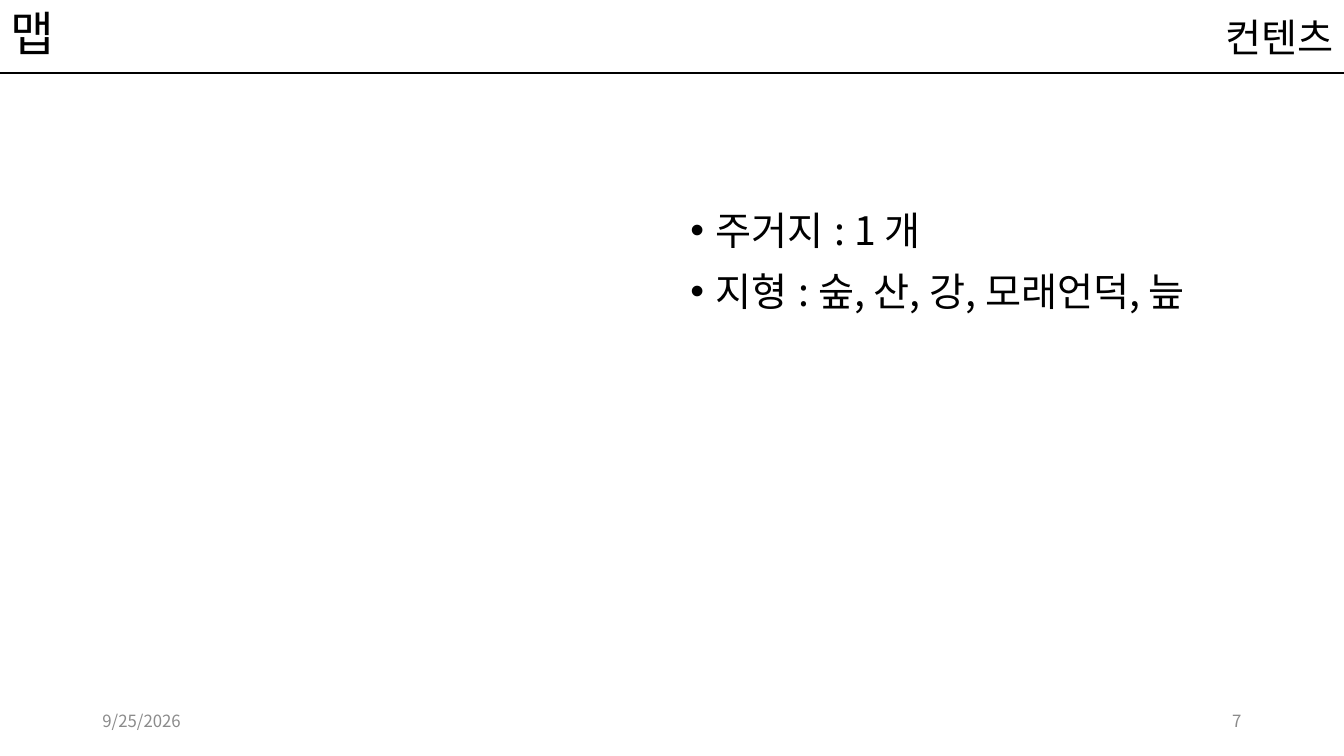
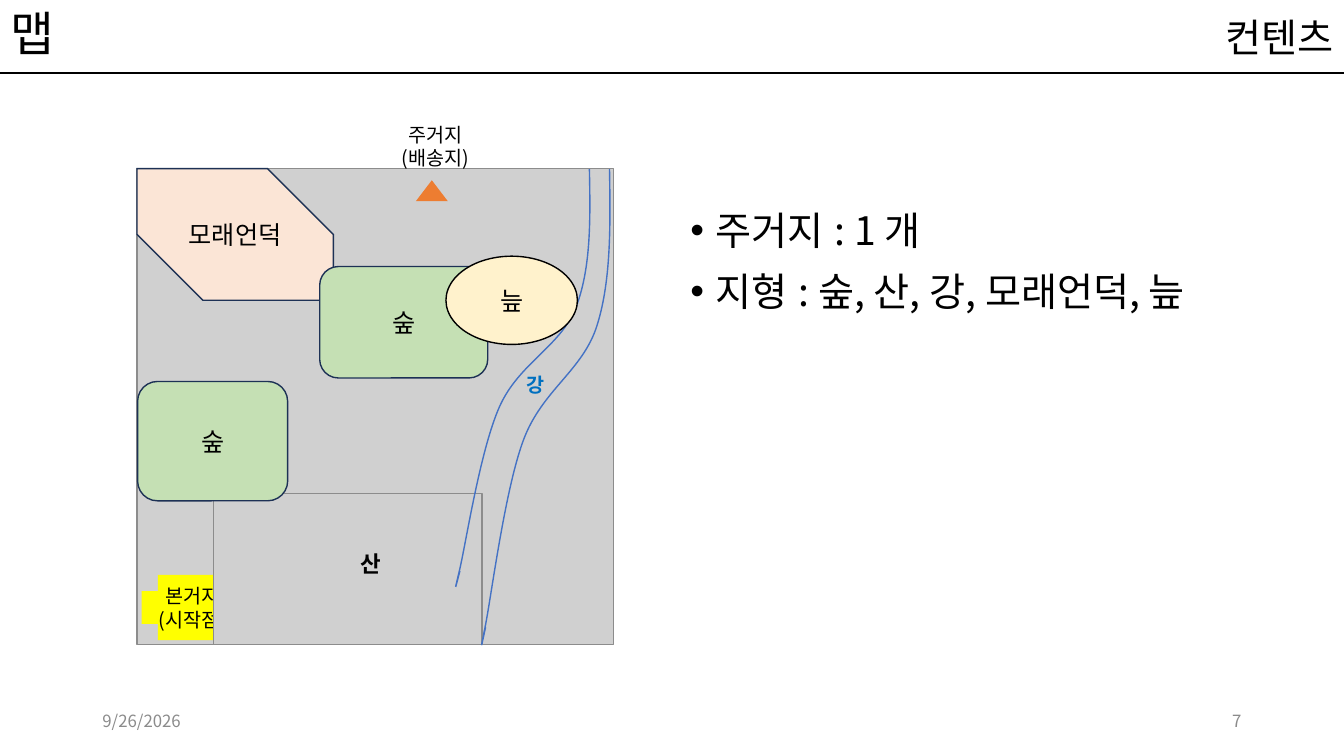
Before and after one commit to kwakyerin/2026_Graduation_Project, a slide deck: slide 7 of documents/HyunahKwon/design/designing/for_teammates/프로토타입_기획.pptx. Drawn at 1344x756 pixels with LibreOffice and Linux fonts; fonts in the diff are those of the drawing; grey boxes stand for pictures. Boxes give left, top, right and bottom in pixels: in the first picture for what was removed or moved away, otherwise in the second. Text is boxed around its words. In the diff, an @@ line names an element or a change of style, - is before the commit and + after.

```diff
--- a/documents/HyunahKwon/design/designing/for_teammates/프로토타입_기획.pptx
+++ b/documents/HyunahKwon/design/designing/for_teammates/프로토타입_기획.pptx
@@ text added at [402,125,470,171], 14 pt, text #000000 @@
+주거지
+(배송지)
@@ picture added at [137,168,613,644] @@
@@ snip diag rect added at [137,168,334,300], fill #FBE5D6, outline #1E3256 1 pt, 18 pt, text #000000 @@
+모래언덕
@@ freeform shape added at [456,169,590,588], outline #4472C4 1 pt @@
@@ freeform shape added at [482,169,610,645], outline #4472C4 1 pt @@
@@ triangle added at [416,180,449,202], fill #ED7D31 @@
@@ rounded rectangle added at [320,266,488,378], fill #C5E0B4, outline #1E3256 1 pt, 18 pt, text #000000 @@
+숲
@@ ellipse added at [446,256,577,345], fill #FFF2CC, outline #000000 1 pt, 18 pt, text #000000 @@
+늪
@@ rounded rectangle added at [138,381,288,500], fill #C5E0B4, outline #1E3256 1 pt, 18 pt, text #000000 @@
+숲
@@ text added at [527,375,545,394], 14 pt, text #0070C0, bold @@
+강
@@ picture added at [214,494,482,644] @@
@@ text added at [360,553,381,574], 16 pt, text #000000, bold @@
+산
@@ plus added at [142,575,244,640], fill #FFFF00, 14 pt, text #000000 @@
+본거지
+(시작점)
@@ text at [102,714,180,730]: text changed @@
-9/25/2026
+9/26/2026
```
Also in this commit, not shown: 12 other slides changed, 1 slide added, 1 other file.
